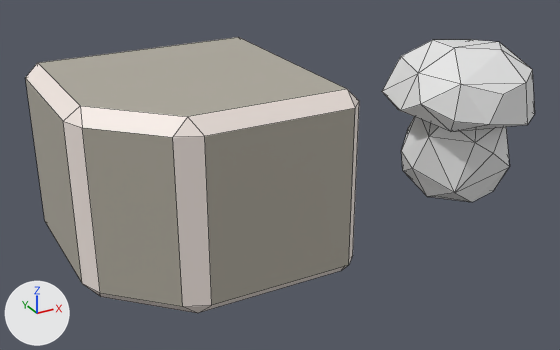
Two versions of the Blender file Assets/Art/Environment/Glowshrooms/shroom1.blend, one commit apart.
Before and after are seen from a 50 mm camera at (-1.327, -1.45, 0.853) aimed at (-0.517, 0.022, 0.117). Lighting does not change. The marker at lower left points along +X, +Y and +Z. Mesh edges are drawn as thin lines.

Script lines for the objects in view, before the commit:
```python
me_cube = bpy.data.meshes.new('Cube')
me_cube.from_pydata(...)  # 61 vertices, 102 faces; spans x -0.187..0.187, y -0.179..0.191, z -0.039..0.379
me_cube_023 = bpy.data.meshes.new('Cube.023')
me_cube_023.from_pydata(...)  # 36 vertices, 38 faces; spans x -0.271..0.271, y -0.271..0.271, z -0.204..0.204
# faces by material slot: [8, 30]
me_cube_023.materials.append(mat_rock_material)  # grey #b1ab9f
me_cube_023.materials.append(mat_edges)  # white #f5eae3
ob_rock8 = bpy.data.objects.new('rock8', me_cube_023)
ob_rock8.location = (-0.754, 0.0, 0.196)
ob_shroom1 = bpy.data.objects.new('shroom1', me_cube)
ob_shroom1.location = (0.0, 0.0, 0.0)
```
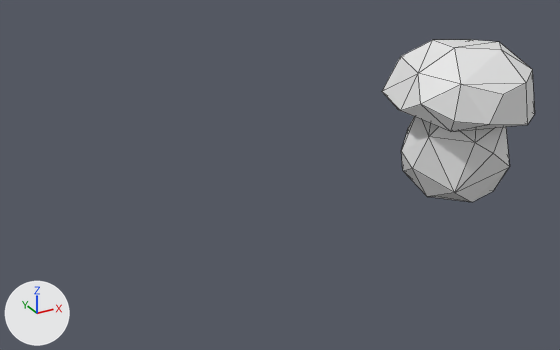
What differs and where, as boxes [x1, y1, x2, y2] in the pictures (560 x 350 px):
'rock8', deleted
    before: [25, 37, 359, 313]
    faces in mat_rock_material (grey #b1ab9f): [25, 37, 355, 307]
    faces in mat_edges (white #f5eae3): [26, 63, 359, 313]

The edits, one by one:
Object 'rock8' (ob_rock8) is deleted.
